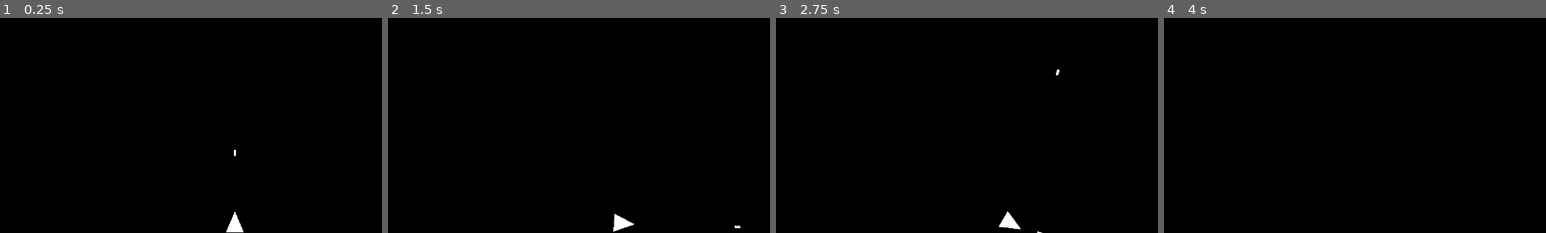
Above: before the commit, frames 1-4 (left to right).
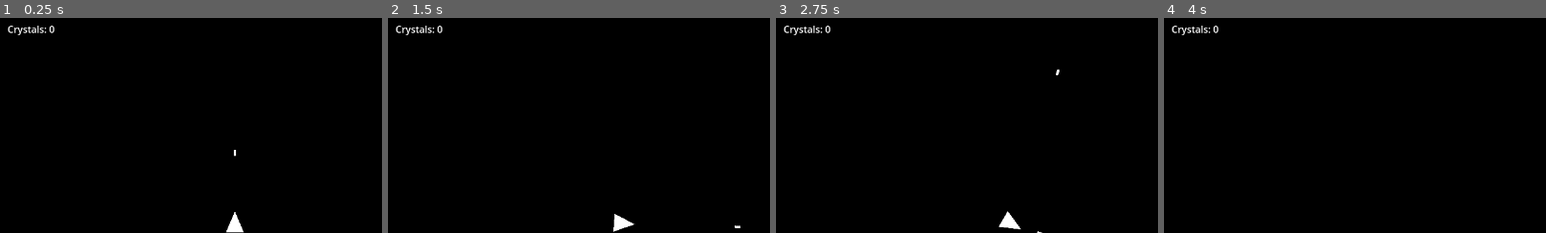
Above: after the commit, the same moments.

Repository: 25730009-PhamAnh/VoidSurvival
Game: Godot game, scene res://scenes/prototype/game.tscn
Same seed, same stepped clock (60 frames per second), same inputs: the game is played once before the commit and once after it.
Inputs:
- Up to frame 1 (0.25 s): no input
- Up to frame 2 (1.5 s): tap Enter at 0.5 s; hold D (rotate_right) 0.53-1.28 s; hold A (rotate_left) from 1.28 s (still down)
- Up to frame 3 (2.75 s): release A (rotate_left) at 2.03 s; hold D (rotate_right) from 2.03 s (still down)
- Up to frame 4 (4 s): release D (rotate_right) at 2.78 s; hold W (thrust_forward) 2.78-3.53 s; hold A (rotate_left) from 3.53 s (still down)
The pictures show only the part of the screen within x 19-69%, y 2-52%; the shares and areas given below are measured in that part.

The runs differ from the first frame. In frame 1, 0.2% of the frame differs, in the area x 2-15%, y 3-8%; in frame 2, 0.2%; in frame 3, 0.2%; in frame 4, 0.2%.

Commit message:
done module 01 and 02

Diff:
--- a/Src/void-survival/project.godot
+++ b/Src/void-survival/project.godot
@@ -14,6 +14,11 @@
 run/main_scene="res://scenes/prototype/game.tscn"
 config/features=PackedStringArray("4.5", "Forward Plus")
 config/icon="res://icon.svg"
+
+[autoload]
+
+ResourceManager="*res://scripts/autoload/resource_manager.gd"
+SaveSystem="*res://scripts/autoload/save_system.gd"
 
 [display]
 
@@ -54,6 +59,7 @@
 2d_physics/layer_1="Player"
 2d_physics/layer_2="Asteroids"
 2d_physics/layer_4="Projectiles"
+2d_physics/layer_8="Pickups"
 
 [physics]
 
--- /dev/null
+++ b/Src/void-survival/scenes/components/collection_component.tscn
@@ -0,0 +1,24 @@
+[gd_scene load_steps=4 format=3 uid="uid://cp5l8j7xqxhdn"]
+
+[ext_resource type="Script" path="res://scripts/components/collection_component.gd" id="1_collection"]
+
+[sub_resource type="CircleShape2D" id="CircleShape2D_collection"]
+radius = 50.0
+
+[sub_resource type="CircleShape2D" id="CircleShape2D_attraction"]
+radius = 150.0
+
+[node name="CollectionComponent" type="Area2D"]
+collision_layer = 0
+collision_mask = 256
+script = ExtResource("1_collection")
+
+[node name="CollisionShape2D" type="CollisionShape2D" parent="."]
+shape = SubResource("CircleShape2D_collection")
+
+[node name="AttractionArea" type="Area2D" parent="."]
+collision_layer = 0
+collision_mask = 256
+
+[node name="CollisionShape2D" type="CollisionShape2D" parent="AttractionArea"]
+shape = SubResource("CircleShape2D_attraction")
--- /dev/null
+++ b/Src/void-survival/scenes/pickups/crystal.tscn
@@ -0,0 +1,50 @@
+[gd_scene load_steps=6 format=3 uid="uid://bsm3ql7y4kl8r"]
+
+[ext_resource type="Script" uid="uid://b26g7hxkja6a" path="res://scripts/pickups/crystal.gd" id="1_crystal"]
+
+[sub_resource type="PlaceholderTexture2D" id="PlaceholderTexture2D_crystal"]
+
+[sub_resource type="CircleShape2D" id="CircleShape2D_crystal"]
+radius = 8.0
+
+[sub_resource type="Gradient" id="Gradient_particles"]
+offsets = PackedFloat32Array(0, 0.5, 1)
+colors = PackedColorArray(0, 1, 1, 1, 0.5, 0.8, 1, 0.8, 0, 0.5, 1, 0)
+
+[sub_resource type="GradientTexture1D" id="GradientTexture1D_particles"]
+gradient = SubResource("Gradient_particles")
+
+[node name="Crystal" type="RigidBody2D" groups=["pickups"]]
+collision_layer = 256
+collision_mask = 0
+gravity_scale = 0.0
+linear_damp = 2.0
+script = ExtResource("1_crystal")
+
+[node name="Sprite2D" type="Sprite2D" parent="."]
+modulate = Color(0, 1, 1, 1)
+scale = Vector2(16, 16)
+texture = SubResource("PlaceholderTexture2D_crystal")
+
+[node name="CollisionShape2D" type="CollisionShape2D" parent="."]
+shape = SubResource("CircleShape2D_crystal")
+
+[node name="CollectionParticles" type="CPUParticles2D" parent="."]
+visible = false
+emitting = false
+amount = 20
+texture = SubResource("GradientTexture1D_particles")
+lifetime = 0.5
+one_shot = true
+explosiveness = 0.8
+randomness = 0.5
+direction = Vector2(0, -1)
+spread = 180.0
+gravity = Vector2(0, 0)
+initial_velocity_min = 50.0
+initial_velocity_max = 100.0
+scale_amount_min = 2.0
+scale_amount_max = 4.0
+color = Color(0, 1, 1, 1)
+
+[node name="VisibleOnScreenNotifier2D" type="VisibleOnScreenNotifier2D" parent="."]
--- a/Src/void-survival/scenes/prototype/asteroid.tscn
+++ b/Src/void-survival/scenes/prototype/asteroid.tscn
@@ -1,6 +1,7 @@
-[gd_scene load_steps=2 format=3 uid="uid://cj4kw8h5p2m1x"]
+[gd_scene load_steps=3 format=3 uid="uid://cj4kw8h5p2m1x"]
 
 [ext_resource type="Script" uid="uid://0jpl56utlvgj" path="res://scripts/asteroid.gd" id="1_asteroid"]
+[ext_resource type="PackedScene" uid="uid://bsm3ql7y4kl8r" path="res://scenes/pickups/crystal.tscn" id="2_crystal"]
 
 [node name="Asteroid" type="RigidBody2D"]
 collision_layer = 2
@@ -8,6 +9,7 @@
 contact_monitor = true
 max_contacts_reported = 1
 script = ExtResource("1_asteroid")
+crystal_scene = ExtResource("2_crystal")
 
 [node name="Polygon2D" type="Polygon2D" parent="."]
 color = Color(0.5, 0.5, 0.5, 1)
--- a/Src/void-survival/scenes/prototype/player.tscn
+++ b/Src/void-survival/scenes/prototype/player.tscn
@@ -1,17 +1,16 @@
-[gd_scene load_steps=3 format=3 uid="uid://d1n5x7q8p4w2v"]
+[gd_scene load_steps=4 format=3 uid="uid://d1n5x7q8p4w2v"]
 
-[ext_resource type="Script" path="res://scripts/player.gd" id="1_player"]
+[ext_resource type="Script" uid="uid://dqtu6tjtbxh82" path="res://scripts/player.gd" id="1_player"]
 [ext_resource type="PackedScene" uid="uid://bm8xqyh1n7g4v" path="res://scenes/prototype/projectile.tscn" id="2_projectile"]
+[ext_resource type="PackedScene" uid="uid://cp5l8j7xqxhdn" path="res://scenes/components/collection_component.tscn" id="3_collection"]
 
 [node name="Player" type="CharacterBody2D" groups=["player"]]
-collision_layer = 1
 collision_mask = 2
 motion_mode = 1
 script = ExtResource("1_player")
 projectile_scene = ExtResource("2_projectile")
 
 [node name="Polygon2D" type="Polygon2D" parent="."]
-color = Color(1, 1, 1, 1)
 polygon = PackedVector2Array(0, -20, -15, 15, 15, 15)
 
 [node name="CollisionPolygon2D" type="CollisionPolygon2D" parent="."]
@@ -19,3 +18,6 @@
 
 [node name="ShootPoint" type="Marker2D" parent="."]
 position = Vector2(0, -25)
+
+[node name="CollectionComponent" parent="." instance=ExtResource("3_collection")]
+collection_radius = 15.0
--- a/Src/void-survival/scenes/ui/prototype_hud.tscn
+++ b/Src/void-survival/scenes/ui/prototype_hud.tscn
@@ -37,6 +37,13 @@
 value = 100.0
 show_percentage = false
 
+[node name="CrystalLabel" type="Label" parent="Control/MarginContainer/TopBar"]
+unique_name_in_owner = true
+custom_minimum_size = Vector2(150, 0)
+layout_mode = 2
+text = "Crystals: 0"
+horizontal_alignment = 1
+
 [node name="ScoreLabel" type="Label" parent="Control/MarginContainer/TopBar"]
 unique_name_in_owner = true
 layout_mode = 2
--- a/Src/void-survival/scripts/asteroid.gd
+++ b/Src/void-survival/scripts/asteroid.gd
@@ -6,6 +6,7 @@
 enum Size {LARGE, MEDIUM, SMALL}
 
 @export var size: Size = Size.LARGE
+@export var crystal_scene: PackedScene
 
 var health: float
 var collision_damage: float
@@ -59,6 +60,7 @@
 func take_damage(amount: float) -> void:
 	health -= amount
 	if health <= 0:
+		_spawn_crystals()
 		_split()
 		destroyed.emit(score_value)
 		queue_free()
@@ -82,6 +84,26 @@
 
 		get_parent().call_deferred("add_child", asteroid)
 
+
+func _spawn_crystals() -> void:
+	if not crystal_scene:
+		return
+
+	var crystal_count = 0
+	match size:
+		Size.LARGE: crystal_count = randi_range(3, 5)
+		Size.MEDIUM: crystal_count = randi_range(2, 3)
+		Size.SMALL: crystal_count = 1
+
+	for i in crystal_count:
+		var crystal = crystal_scene.instantiate()
+		crystal.global_position = global_position + Vector2(
+			randf_range(-15, 15),
+			randf_range(-15, 15)
+		)
+		get_parent().call_deferred("add_child", crystal)
+
+
 func _on_body_entered(_body: Node) -> void:
 	# Collision with player handled by player script
 	pass
--- /dev/null
+++ b/Src/void-survival/scripts/autoload/resource_manager.gd
@@ -0,0 +1,54 @@
+extends Node
+
+## ResourceManager Singleton
+## Tracks crystals collected during current session and total credits
+
+signal crystals_changed(current: int)
+signal crystals_collected(amount: int)
+signal credits_changed(current: int)
+
+var current_crystals: int = 0:
+	set(value):
+		current_crystals = value
+		crystals_changed.emit(current_crystals)
+
+var total_credits: int = 0:
+	set(value):
+		total_credits = value
+		credits_changed.emit(total_credits)
+
+var total_crystals_collected: int = 0  # Lifetime stat
+
+
+func _ready() -> void:
+	var save_data = SaveSystem.load_game()
+	total_credits = save_data.get("credits", 0)
+	total_crystals_collected = save_data.get("total_crystals_collected", 0)
+
+
+func add_crystals(amount: int) -> void:
+	current_crystals += amount
+	crystals_collected.emit(amount)
+
+
+func reset_crystals() -> void:
+	current_crystals = 0
+
+
+func convert_crystals_to_credits() -> void:
+	total_credits += current_crystals
+	total_crystals_collected += current_crystals
+	reset_crystals()
+	SaveSystem.save_game()
+
+
+func add_credits(amount: int) -> void:
+	total_credits += amount
+
+
+func spend_credits(amount: int) -> bool:
+	if total_credits >= amount:
+		total_credits -= amount
+		SaveSystem.save_game()
+		return true
+	return false
--- /dev/null
+++ b/Src/void-survival/scripts/autoload/save_system.gd
@@ -0,0 +1,122 @@
+extends Node
+
+## SaveSystem Singleton
+## Handles all save/load operations with JSON persistence
+
+const SAVE_PATH = "user://savegame.save"
+const SAVE_VERSION = "1.0"
+
+
+func save_game() -> void:
+	var save_data = {
+		"version": SAVE_VERSION,
+		"credits": ResourceManager.total_credits,
+		"total_crystals_collected": ResourceManager.total_crystals_collected,
+		"equipped_items": [],
+		"item_levels": {},
+		"unlocked_slots": 4,
+		"settings": {
+			"sfx_volume": 0.8,
+			"music_volume": 0.6
+		},
+		"stats": {
+			"total_playtime": 0.0,
+			"best_survival_time": 0.0,
+			"total_asteroids_destroyed": 0,
+			"total_runs": 0
+		}
+	}
+
+	# Load existing data to preserve stats
+	if save_exists():
+		var existing_data = load_game()
+		save_data.stats = existing_data.get("stats", save_data.stats)
+		save_data.settings = existing_data.get("settings", save_data.settings)
+		save_data.equipped_items = existing_data.get("equipped_items", [])
+		save_data.item_levels = existing_data.get("item_levels", {})
+		save_data.unlocked_slots = existing_data.get("unlocked_slots", 4)
+
+	var file = FileAccess.open(SAVE_PATH, FileAccess.WRITE)
+	if file:
+		var json_string = JSON.stringify(save_data, "\t")
+		file.store_string(json_string)
+		file.close()
+	else:
+		push_error("SaveSystem: Failed to write save file!")
+
+
+func load_game() -> Dictionary:
+	if not save_exists():
+		return get_default_save_data()
+
+	var file = FileAccess.open(SAVE_PATH, FileAccess.READ)
+	if not file:
+		push_warning("SaveSystem: Failed to read save file!")
+		return get_default_save_data()
+
+	var json_string = file.get_as_text()
+	file.close()
+
+	var json = JSON.new()
+	var error = json.parse(json_string)
+	if error != OK:
+		push_warning("SaveSystem: JSON parse error at line %d: %s" % [json.get_error_line(), json.get_error_message()])
+		return get_default_save_data()
+
+	var save_data = json.data
+	if not validate_save_data(save_data):
+		push_warning("SaveSystem: Invalid save data, using defaults")
+		return get_default_save_data()
+
+	return save_data
+
+
+func save_exists() -> bool:
+	return FileAccess.file_exists(SAVE_PATH)
+
+
+func delete_save() -> void:
+	if save_exists():
+		DirAccess.remove_absolute(SAVE_PATH)
+
+
+func get_default_save_data() -> Dictionary:
+	return {
+		"version": SAVE_VERSION,
+		"credits": 0,
+		"total_crystals_collected": 0,
+		"equipped_items": [],
+		"item_levels": {},
+		"unlocked_slots": 4,
+		"settings": {
+			"sfx_volume": 0.8,
+			"music_volume": 0.6
+		},
+		"stats": {
+			"total_playtime": 0.0,
+			"best_survival_time": 0.0,
+			"total_asteroids_destroyed": 0,
+			"total_runs": 0
+		}
+	}
+
+
+func validate_save_data(data: Dictionary) -> bool:
+	if not data.has("version"):
+		return false
+
+	# For now, just check version exists
+	# Future: Add version migration logic here
+	return true
+
+
+func save_settings(sfx_volume: float, music_volume: float) -> void:
+	var save_data = load_game()
+	save_data.settings.sfx_volume = sfx_volume
+	save_data.settings.music_volume = music_volume
+	save_game()
+
+
+func load_settings() -> Dictionary:
+	var save_data = load_game()
+	return save_data.get("settings", {"sfx_volume": 0.8, "music_volume": 0.6})
--- /dev/null
+++ b/Src/void-survival/scripts/components/collection_component.gd
@@ -0,0 +1,95 @@
+extends Area2D
+class_name CollectionComponent
+
+## Reusable component for detecting and attracting pickups
+## Emits signal when items are collected
+
+signal item_collected(item: Node2D, value: int)
+
+@export var collection_radius: float = 50.0:
+	set(value):
+		collection_radius = value
+		_update_collection_shape()
+
+@export var attraction_strength: float = 100.0
+@export var attraction_radius: float = 150.0:
+	set(value):
+		attraction_radius = value
+		_update_attraction_shape()
+
+@onready var collection_shape: CollisionShape2D = $CollisionShape2D
+@onready var attraction_area: Area2D = $AttractionArea
+@onready var attraction_shape: CollisionShape2D = $AttractionArea/CollisionShape2D
+
+
+func _ready() -> void:
+	_update_collection_shape()
+	_update_attraction_shape()
+
+	# Enable monitoring on both areas
+	monitoring = true
+	monitorable = false
+	if attraction_area:
+		attraction_area.monitoring = true
+		attraction_area.monitorable = false
+
+	# Connect signals
+	body_entered.connect(_on_body_entered)
+	if attraction_area:
+		attraction_area.body_entered.connect(_on_attraction_area_body_entered)
+		attraction_area.body_exited.connect(_on_attraction_area_body_exited)
+
+
+func _physics_process(delta: float) -> void:
+	# Apply attraction force to nearby pickups
+	if not attraction_area:
+		return
+
+	var overlapping = attraction_area.get_overlapping_bodies()
+
+	for body in overlapping:
+		if body.is_in_group("pickups") and body is RigidBody2D:
+			var direction = (global_position - body.global_position).normalized()
+			var distance = global_position.distance_to(body.global_position)
+
+			# Skip if outside attraction radius (shouldn't happen, but safety check)
+			if distance > attraction_radius:
+				continue
+
+			# Calculate pull strength that gets stronger as pickup gets closer
+			var pull_strength = 1.0 - (distance / attraction_radius)
+			pull_strength = pull_strength * pull_strength  # Square for more aggressive pull
+
+			# Directly modify velocity for more responsive attraction
+			var target_velocity = direction * attraction_strength * pull_strength
+			body.linear_velocity = body.linear_velocity.lerp(target_velocity, delta * 5.0)
+
+
+func _update_collection_shape() -> void:
+	if not is_inside_tree():
+		return
+	if collection_shape and collection_shape.shape is CircleShape2D:
+		collection_shape.shape.radius = collection_radius
+
+
+func _update_attraction_shape() -> void:
+	if not is_inside_tree():
+		return
+	if attraction_shape and attraction_shape.shape is CircleShape2D:
+		attraction_shape.shape.radius = attraction_radius
+
+
+func _on_body_entered(body: Node2D) -> void:
+	if body.is_in_group("pickups"):
+		var value = body.get("crystal_value") if body.has_method("get") else 1
+		item_collected.emit(body, value)
+
+
+func _on_attraction_area_body_entered(_body: Node2D) -> void:
+	# Bodies entering attraction radius are tracked automatically by get_overlapping_bodies()
+	pass
+
+
+func _on_attraction_area_body_exited(_body: Node2D) -> void:
+	# Bodies leaving attraction radius are removed automatically from get_overlapping_bodies()
+	pass
--- a/Src/void-survival/scripts/game_manager.gd
+++ b/Src/void-survival/scripts/game_manager.gd
@@ -6,6 +6,8 @@
 
 var current_score: int = 0
 var is_playing: bool = true
+var total_asteroids_destroyed: int = 0
+var current_run_time: float = 0.0
 
 @onready var player: Player = get_tree().get_first_node_in_group("player")
 
@@ -20,17 +22,43 @@
 	# Connect to all asteroids' destroyed signals
 	get_tree().node_added.connect(_on_node_added)
 
+
+func _process(delta: float) -> void:
+	if is_playing:
+		current_run_time += delta
+
+
 func _input(event: InputEvent) -> void:
 	if event.is_action_pressed("restart") and not is_playing:
-		get_tree().reload_current_scene()
+		restart_game()
 
 func add_score(amount: int) -> void:
 	current_score += amount
+	total_asteroids_destroyed += 1
 	score_updated.emit(current_score)
+
+
+func restart_game() -> void:
+	ResourceManager.reset_crystals()
+	get_tree().reload_current_scene()
+
 
 func _on_player_died() -> void:
 	is_playing = false
+	ResourceManager.convert_crystals_to_credits()
+	_save_run_stats()
 	game_over.emit()
+
+
+func _save_run_stats() -> void:
+	var save_data = SaveSystem.load_game()
+	save_data.stats.total_runs += 1
+	save_data.stats.total_asteroids_destroyed += total_asteroids_destroyed
+	if current_run_time > save_data.stats.best_survival_time:
+		save_data.stats.best_survival_time = current_run_time
+	save_data.stats.total_playtime += current_run_time
+	SaveSystem.save_game()
+
 
 func _on_node_added(node: Node) -> void:
 	if node is Asteroid:
--- /dev/null
+++ b/Src/void-survival/scripts/pickups/crystal.gd
@@ -0,0 +1,54 @@
+extends RigidBody2D
+class_name Crystal
+
+## Floating crystal that responds to collection component attraction
+## Emits collected signal when picked up
+
+signal collected(value: int)
+
+@export var crystal_value: int = 1
+@export var rotation_speed: float = 2.0
+@export var float_amplitude: float = 5.0
+@export var float_speed: float = 3.0
+
+@onready var sprite: Sprite2D = $Sprite2D
+@onready var collection_particles: CPUParticles2D = $CollectionParticles
+
+var time_elapsed: float = 0.0
+
+
+func _ready() -> void:
+	add_to_group("pickups")
+
+	# Configure physics
+	gravity_scale = 0.0
+	linear_damp = 2.0
+
+	# Connect to own collected signal
+	collected.connect(_on_collected)
+
+
+func _process(delta: float) -> void:
+	time_elapsed += delta
+
+	# Rotate continuously
+	sprite.rotation += rotation_speed * delta
+
+	# Float with sine wave motion (applied to sprite, not body, so physics still works)
+	var float_offset = sin(time_elapsed * float_speed) * float_amplitude
+	sprite.position.y = float_offset
+
+
+func _on_collected(_value: int) -> void:
+	# Play particle effect
+	if collection_particles:
+		collection_particles.emitting = true
+		collection_particles.one_shot = true
+
+	# Hide sprite and disable collision
+	sprite.visible = false
+	set_deferred("freeze", true)
+
+	# Wait for particles to finish then destroy
+	await get_tree().create_timer(0.5).timeout
+	queue_free()
--- a/Src/void-survival/scripts/player.gd
+++ b/Src/void-survival/scripts/player.gd
@@ -19,10 +19,12 @@
 var _invincibility_timer: float = 0.0
 
 @onready var shoot_point: Marker2D = $ShootPoint
+@onready var collection_component: Area2D = $CollectionComponent
 
 func _ready() -> void:
 	current_shield = max_shield
 	shield_changed.emit(current_shield, max_shield)
+	collection_component.item_collected.connect(_on_item_collected)
 
 func _physics_process(delta: float) -> void:
 	_handle_input(delta)
@@ -107,3 +109,9 @@
 	else:
 		# Activate invincibility after taking damage
 		_invincibility_timer = INVINCIBILITY_TIME
+
+
+func _on_item_collected(item: Node2D, value: int) -> void:
+	if item.has_signal("collected"):
+		item.collected.emit(value)
+	ResourceManager.add_crystals(value)
--- a/Src/void-survival/scripts/prototype_hud.gd
+++ b/Src/void-survival/scripts/prototype_hud.gd
@@ -2,6 +2,7 @@
 
 @onready var shield_bar: ProgressBar = %ShieldBar
 @onready var score_label: Label = %ScoreLabel
+@onready var crystal_label: Label = %CrystalLabel
 @onready var game_over_panel: CenterContainer = %GameOverPanel
 
 func _ready() -> void:
@@ -20,11 +21,19 @@
 	else:
 		push_warning("HUD: No game_manager found in scene!")
 
+	# Connect to ResourceManager
+	ResourceManager.crystals_changed.connect(_on_crystals_changed)
+
 func _on_shield_changed(current: float, maximum: float) -> void:
 	shield_bar.value = (current / maximum) * 100.0
 
 func _on_score_updated(new_score: int) -> void:
 	score_label.text = "Score: %d" % new_score
 
+
+func _on_crystals_changed(current: int) -> void:
+	crystal_label.text = "Crystals: %d" % current
+
+
 func _on_player_died() -> void:
 	game_over_panel.show()
Not shown, added: Src/void-survival/scripts/autoload/resource_manager.gd.uid
Not shown, added: Src/void-survival/scripts/autoload/save_system.gd.uid
Not shown, added: Src/void-survival/scripts/components/collection_component.gd.uid
Not shown, added: Src/void-survival/scripts/pickups/crystal.gd.uid
Not shown, added: Documents/archive/module_01_02_plan.md
